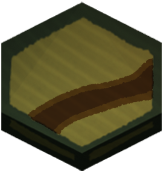
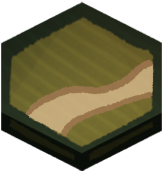
The second w=163, h=172 image is a revision of the first. Changes to its layers:
pixels changed over [25, 58, 154, 137] (layer not identified)
